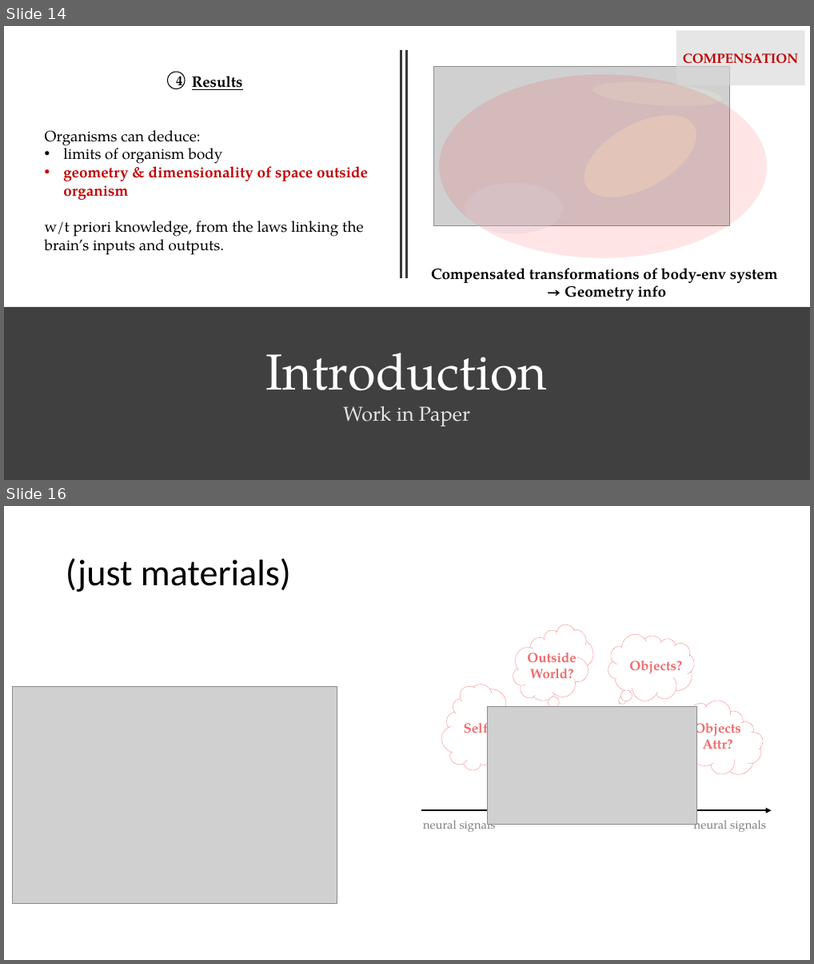
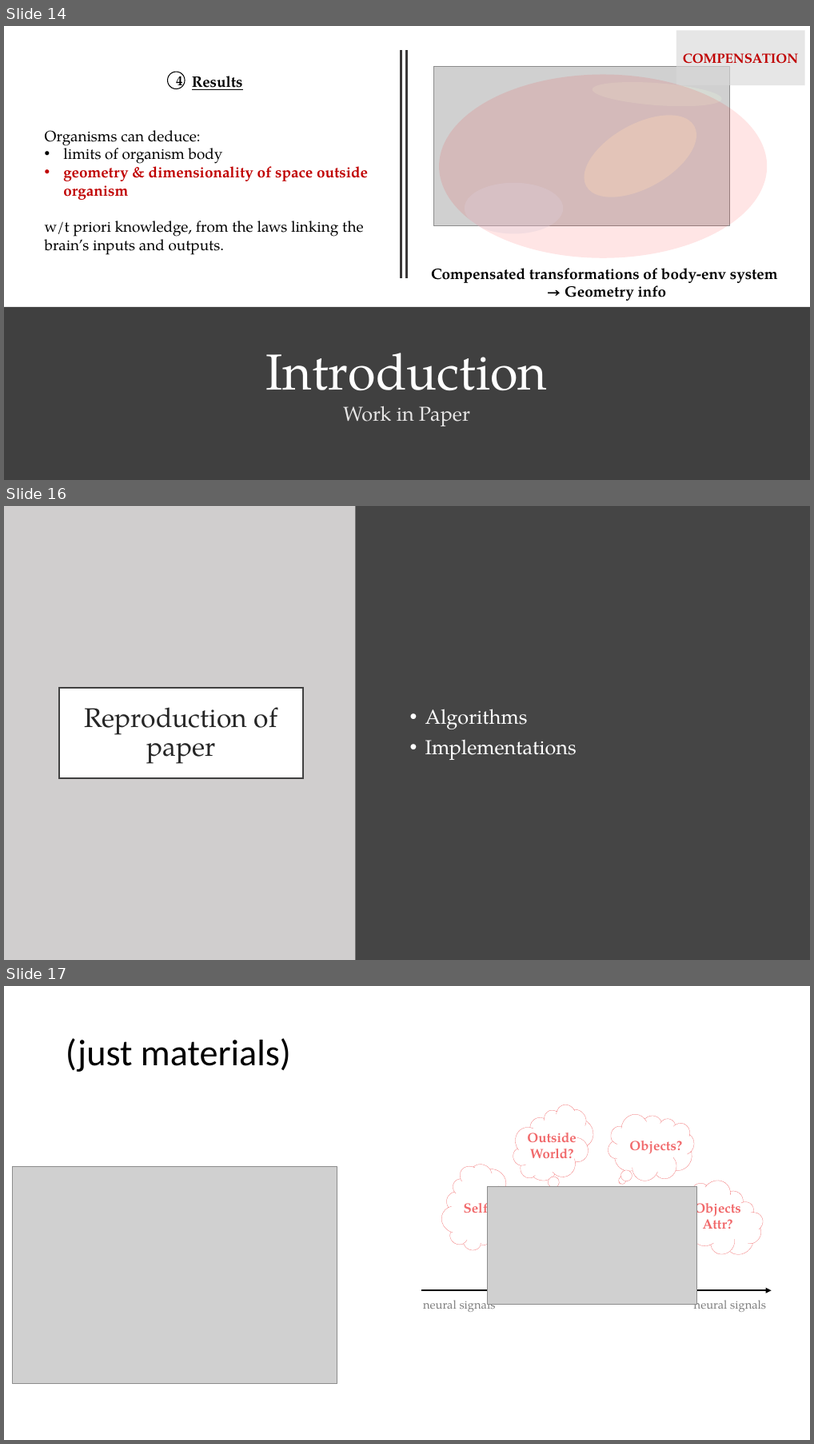
Before and after one commit to youqad/Neurorobotics_Project, a slide deck: Project Pres.pptx. Shown one above the other, each under a label of ours: slides 14 and 16 before the commit, slides 14, 16 and 17 after it; the slides between them are not shown. The pictures are 814x964 and 814x1444 pixels, drawn with LibreOffice and Linux fonts; fonts in the diff are those of the drawing; grey boxes stand for pictures. Boxes give left, top, right and bottom in pixels: in the first picture for what was removed or moved away, otherwise in the second. Text is boxed around its words. In the diff, an @@ line names an element or a change of style, - is before the commit and + after.

```diff
--- a/Project Pres.pptx
+++ b/Project Pres.pptx
@@ slide 16 added at [4,506,810,960], background #454545 @@
@@ rectangle added at [4,506,355,960], fill #D0CECE @@
@@ title added at [59,688,304,778], fill #FFFFFF, outline #404040 2 pt, 32 pt, text #262626 @@
+Reproduction of paper
@@ text added at [426,708,577,760], 24 pt, text #FFFFFF @@
+• Algorithms
+• Implementations
@@ what was slide 16 is now slide 17 @@
```
Also in this commit, not shown: 1 slide changed, 1 other slide added, 1 slide removed.
